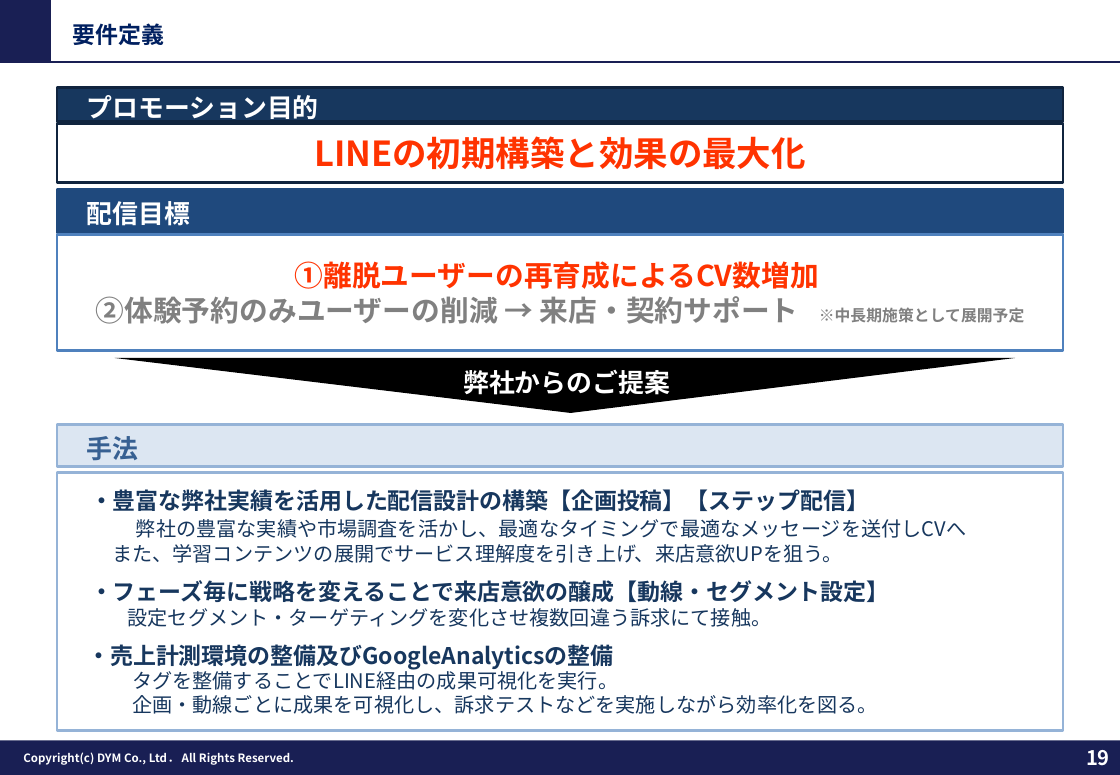
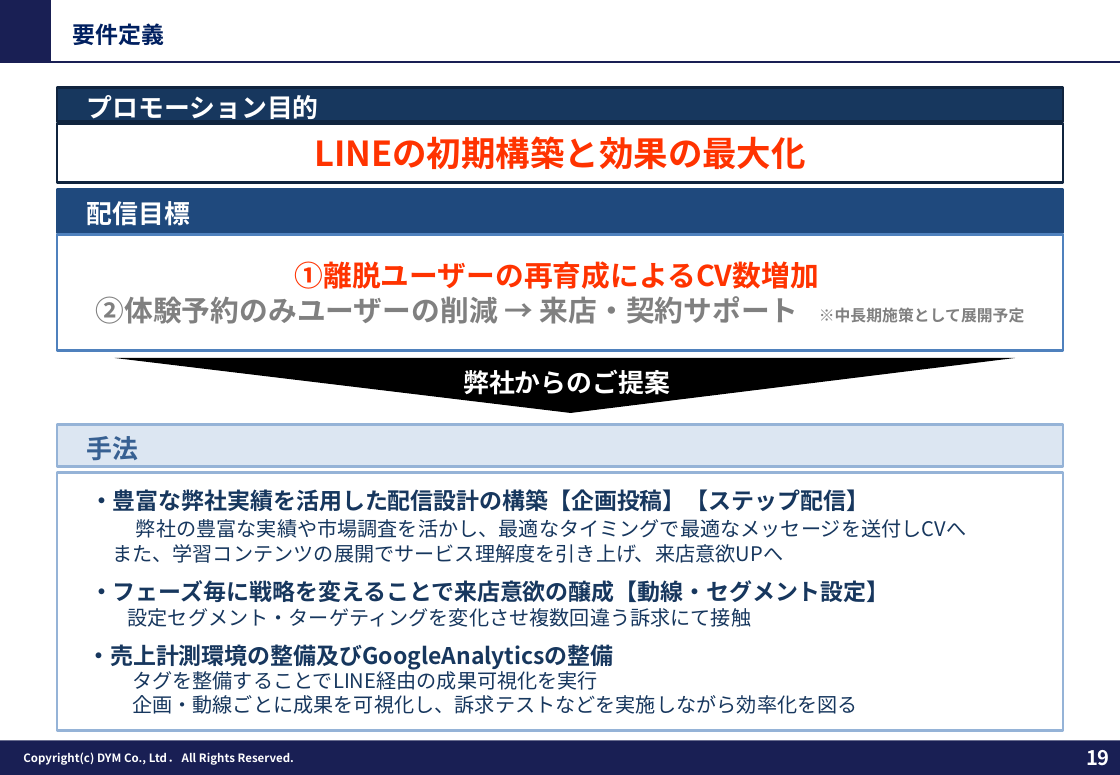
Before and after one commit to tonomura-r-dev/folder, a slide deck: slide 19 of 202609_株式会社やる気スイッチグループ御中_LINE公式アカウント運用のご提案_ver3.1.pptx. Drawn at 1120x775 pixels with LibreOffice and Linux fonts; fonts in the diff are those of the drawing; background and template pictures are left out. Boxes give left, top, right and bottom in pixels: in the first picture for what was removed or moved away, otherwise in the second. Text is boxed around its words. In the diff, an @@ line names an element or a change of style, - is before the commit and + after.

```diff
--- a/202609_株式会社やる気スイッチグループ御中_LINE公式アカウント運用のご提案_ver3.1.pptx
+++ b/202609_株式会社やる気スイッチグループ御中_LINE公式アカウント運用のご提案_ver3.1.pptx
@@ text in rectangle at <box>112,544,783,563</box>: text changed @@
-また、学習コンテンツの展開でサービス理解度を引き上げ、来店意欲UPを狙う。
+また、学習コンテンツの展開でサービス理解度を引き上げ、来店意欲UPへ
@@ text in rectangle at <box>128,608,752,627</box>: text changed @@
-設定セグメント・ターゲティングを変化させ複数回違う訴求にて接触。
+設定セグメント・ターゲティングを変化させ複数回違う訴求にて接触
@@ text in rectangle at <box>132,667,858,714</box>: text changed @@
-タグを整備することでLINE経由の成果可視化を実行。
-企画・動線ごとに成果を可視化し、訴求テストなどを実施しながら効率化を図る。
+タグを整備することでLINE経由の成果可視化を実行
+企画・動線ごとに成果を可視化し、訴求テストなどを実施しながら効率化を図る
```
Also in this commit, not shown: 19 other slides changed.
